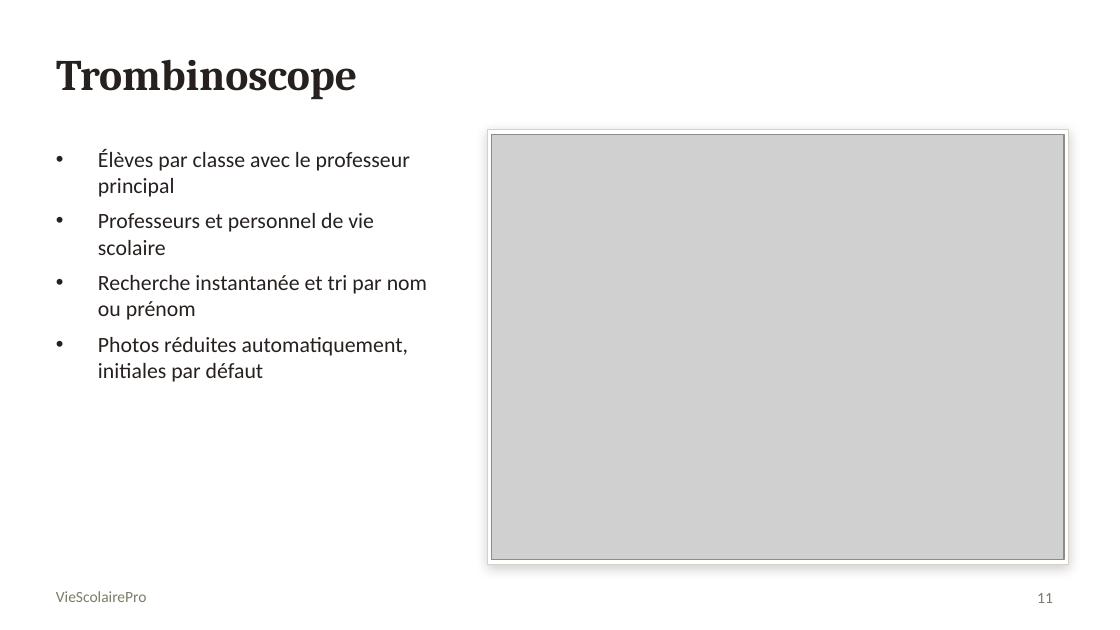
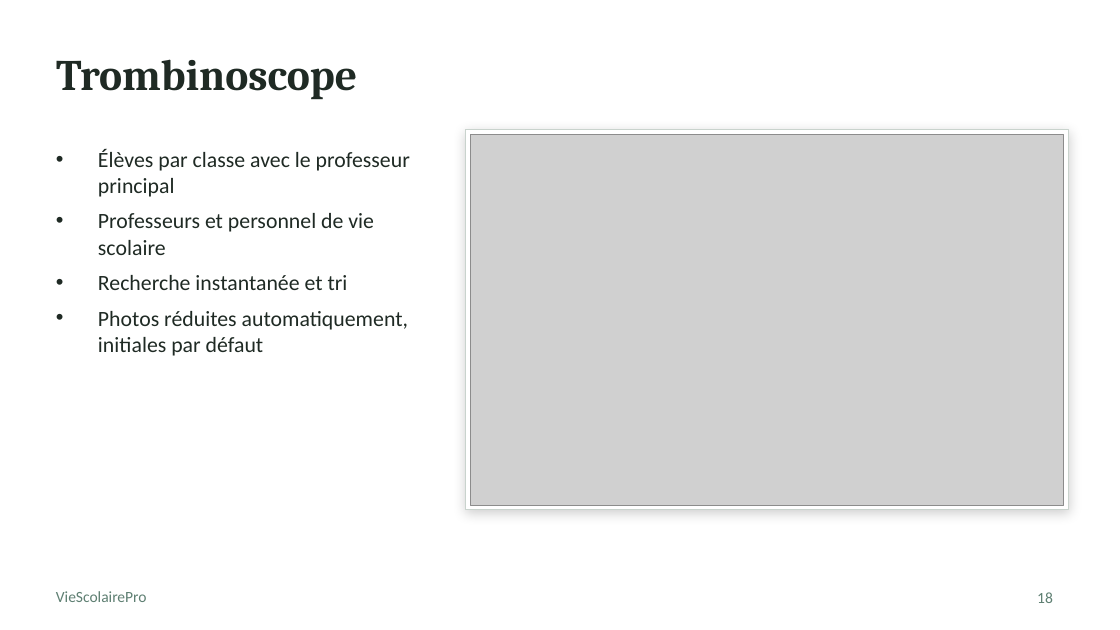
Before and after one commit to selwateaching/academie, a slide deck: slide 18 of presentation/VieScolairePro_presentation.pptx (slide 11 before the commit). Drawn at 1120x630 pixels with LibreOffice and Linux fonts; fonts in the diff are those of the drawing; grey boxes stand for pictures. Boxes give left, top, right and bottom in pixels: in the first picture for what was removed or moved away, otherwise in the second. Text is boxed around its words. In the diff, an @@ line names an element or a change of style, - is before the commit and + after.

```diff
--- a/presentation/VieScolairePro_presentation.pptx
+++ b/presentation/VieScolairePro_presentation.pptx
@@ text at (98,149,410,356): text colour #26211E to #1F2A24 in "Élèves par classe avec le professeur principal", "Professeurs et personnel de vie scolaire", "Photos réduites automatiquement, initiales par défaut" @@
@@ rectangle: place and size @@
-rectangle at (487,130,1068,564)
+rectangle at (466,130,1068,510)
@@ rectangle at (466,130,1068,510): outline #D8D2C4 0.75 pt to #C9D3CD 0.75 pt @@
@@ picture: place and size @@
-picture at (492,134,1064,560)
+picture at (470,134,1064,505)
@@ text at (98,275,348,290): text changed; text colour #26211E to #1F2A24 @@
-• Recherche instantanée et tri par nom ou prénom
+• Recherche instantanée et tri
@@ text "VieScolairePro" at (56,591,147,602): text colour #777F67 to #5E7F72 @@
@@ page number at (1037,592,1053,603): text changed; text colour #777F67 to #5E7F72 @@
-11
+18
```
Also in this commit, not shown: 17 other slides changed, 17 slides added, 2 slides removed, 42 other files.
